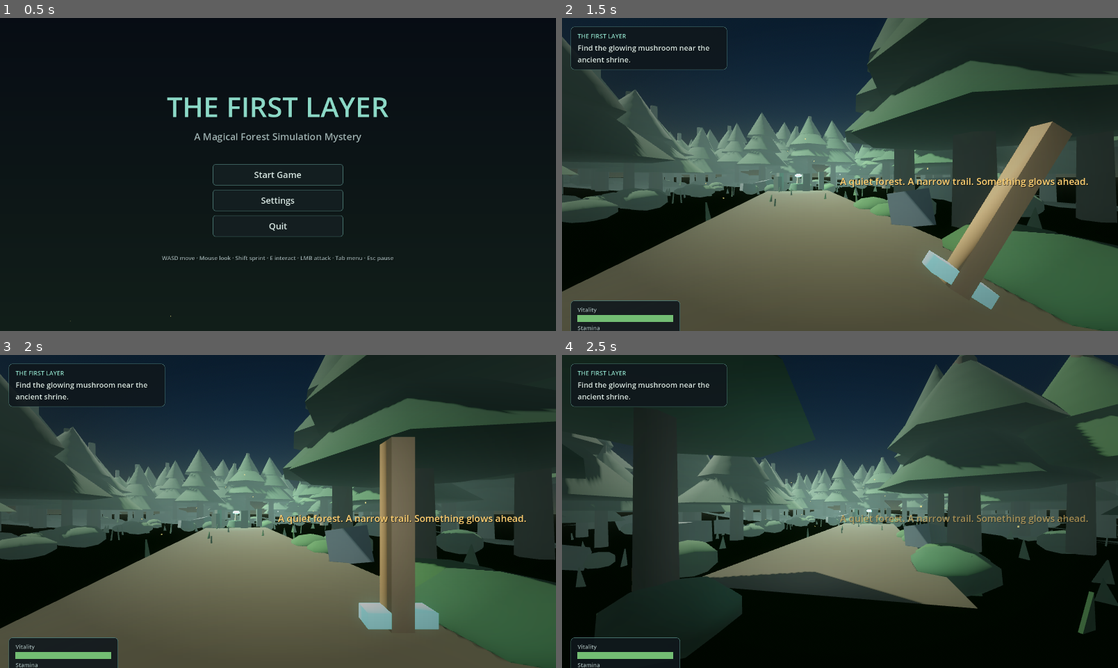
Above: before the commit, frames 1-4 (two rows, left to right).
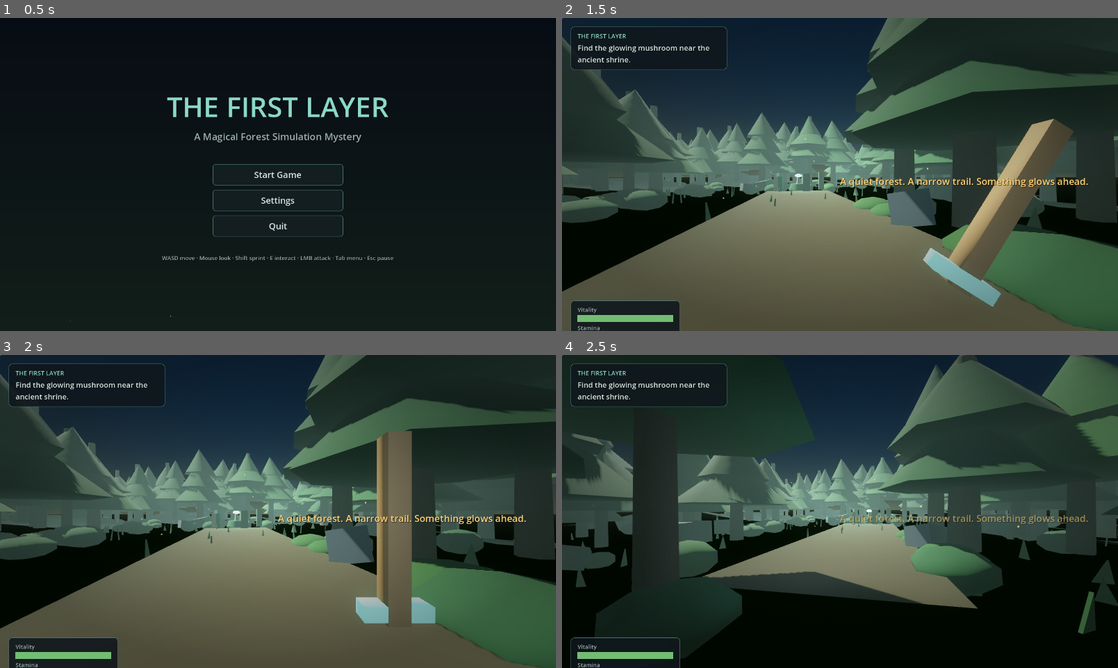
Above: after the commit, the same moments.

Repository: CBaileyDev/Life-Theory
Game: Godot game, scene res://scenes/MainMenu.tscn
Same seed, same stepped clock (60 frames per second), same inputs: the game is played once before the commit and once after it.
Inputs (mouse positions are in pixels of both pictures, inside the frame that each line leads up to):
- Up to frame 1 (0.5 s): no input
- Up to frame 2 (1.5 s): click "Start Game" at 0.5 s; tap Enter (ui_accept) at 1.25 s; move the mouse to (867, 174) at 1.27 s; press the mouse at (867, 174) at 1.28 s; hold W (move_forward) from 1.28 s (still down)
- Up to frame 3 (2 s): keep holding W (move_forward); tap Space (jump) at 1.52 s
- Up to frame 4 (2.5 s): keep holding W (move_forward); move the mouse to (812, 511) at 2.02 s; release the mouse at (812, 511) at 2.03 s; tap C (camera_toggle) at 2.1 s; tap Space (jump) at 2.27 s

Frame 1 is identical in both runs. In frame 2, 0.6% of the frame differs, in the area x 0-92%, y 0-94%; in frame 3, 1.8%, in the area x 0-79%, y 0-88%; in frame 4, less than 0.1%.

Commit message:
Wave H: first-person game-feel — view-model weapon bob + crosshair feedback
- The Rootblade bobs subtly while walking/sprinting (scaled by speed)
- Crosshair grows and turns gold when an interactable is in focus

Validated on Godot 4.3: clean import + clean run.

Diff:
--- a/scripts/player/Player.gd
+++ b/scripts/player/Player.gd
@@ -25,7 +25,9 @@
 var _yaw := 0.0
 var _pitch := 0.0
 var _trauma := 0.0
+var _bob_t := 0.0
 const _HEAD_BASE := Vector3(0, 1.65, 0)
+const _WEAPON_BASE := Vector3(0.32, -0.28, -0.55)
 var _gravity: float = ProjectSettings.get_setting("physics/3d/default_gravity", 9.8)
 var _attack_timer := 0.0
 var _cast_timer := 0.0
@@ -170,6 +172,14 @@
 			randf_range(-1.0, 1.0), randf_range(-1.0, 1.0), 0.0) * 0.14 * amt
 	elif head.position != _HEAD_BASE:
 		head.position = _HEAD_BASE
+	# View-model bob while moving on the ground.
+	if weapon_pivot and weapon_pivot.visible:
+		var hspeed := Vector2(velocity.x, velocity.z).length()
+		var walk := clampf(hspeed / WALK_SPEED, 0.0, 1.6)
+		_bob_t += delta * (10.0 if hspeed > WALK_SPEED + 0.5 else 7.0) * walk
+		var amt := walk * 0.018
+		weapon_pivot.position = _WEAPON_BASE + Vector3(
+			sin(_bob_t) * amt, absf(sin(_bob_t * 2.0)) * amt, 0.0)
 
 # ------------------------------------------------------------------- input
 func _unhandled_input(event: InputEvent) -> void:
@@ -247,6 +257,8 @@
 	_interact_target = target
 	if _hud and _hud.has_method("set_prompt"):
 		_hud.set_prompt(target.get_prompt() if target else "")
+	if _hud and _hud.has_method("set_crosshair_active"):
+		_hud.set_crosshair_active(target != null)
 
 func _try_interact() -> void:
 	if _interact_target and _interact_target.has_method("interact"):
--- a/scripts/ui/HUD.gd
+++ b/scripts/ui/HUD.gd
@@ -163,6 +163,18 @@
 	if _stamina_fill:
 		_stamina_fill.size.x = 220.0 * clampf(frac, 0.0, 1.0)
 
+func set_crosshair_active(active: bool) -> void:
+	if not _crosshair:
+		return
+	if active:
+		_crosshair.color = UITheme.GOLD
+		_crosshair.size = Vector2(7, 7)
+		_crosshair.position = Vector2(-3.5, -3.5)
+	else:
+		_crosshair.color = Color(0.9, 0.95, 0.95, 0.5)
+		_crosshair.size = Vector2(4, 4)
+		_crosshair.position = Vector2(-2, -2)
+
 func hitmarker() -> void:
 	if not _hitmarker:
 		return
